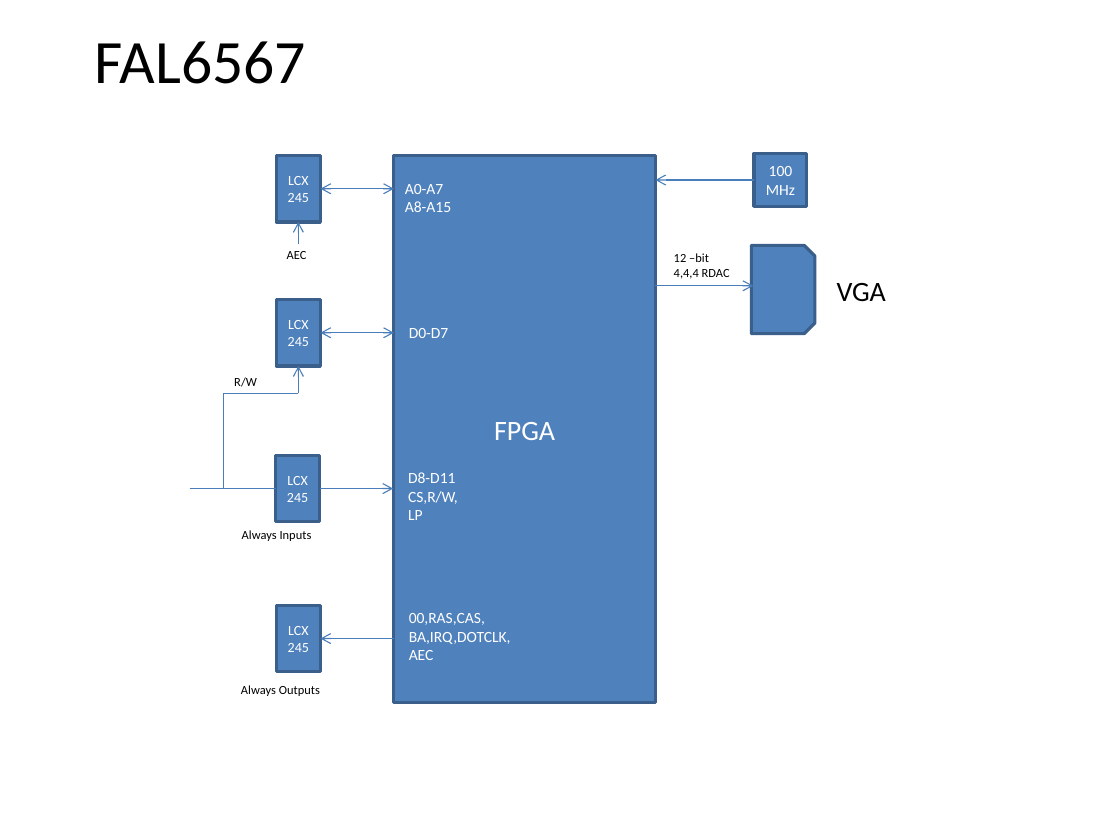
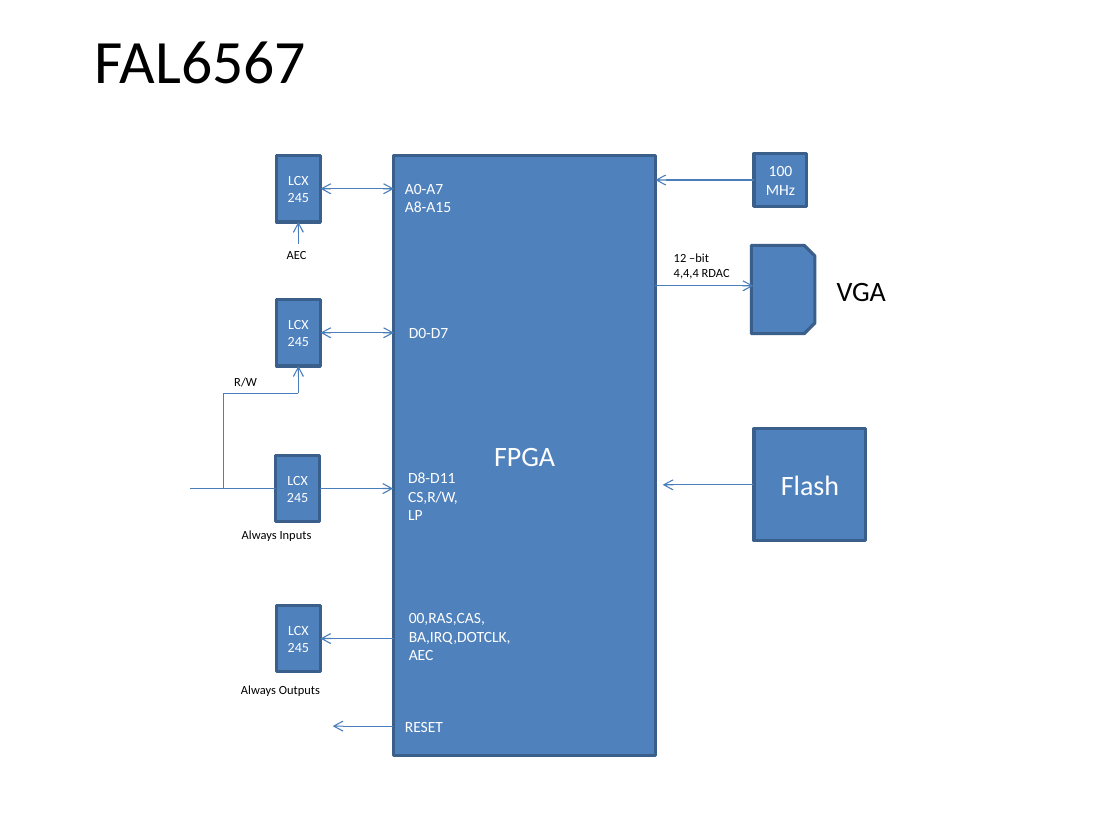
Before and after one commit to robfinch/Cores, a slide deck: slide 1 of FAL6567/trunk/doc/FAL6567.pptx. Drawn at 1120x840 pixels with LibreOffice and Linux fonts; fonts in the diff are those of the drawing. Boxes give left, top, right and bottom in pixels: in the first picture for what was removed or moved away, otherwise in the second. Text is boxed around its words. In the diff, an @@ line names an element or a change of style, - is before the commit and + after.

```diff
--- a/FAL6567/trunk/doc/FAL6567.pptx
+++ b/FAL6567/trunk/doc/FAL6567.pptx
@@ rectangle "FPGA": place and size @@
-rectangle "FPGA" at bbox=[394, 156, 655, 702]
+rectangle "FPGA" at bbox=[394, 156, 655, 755]
@@ rectangle added at bbox=[754, 429, 866, 541], fill #4F81BD, outline #3A5F8C 2 pt, 18 pt, text #FFFFFF @@
+Flash
@@ arrow added from (754, 485) to (663, 485), #4B7EBC 0.75 pt @@
@@ arrow added from (393, 726) to (333, 726), #4B7EBC 0.75 pt @@
@@ text added at bbox=[405, 722, 443, 732], 10 pt, text #FFFFFF @@
+RESET
```
Also in this commit, not shown: 1 slide added, 4 other files.
